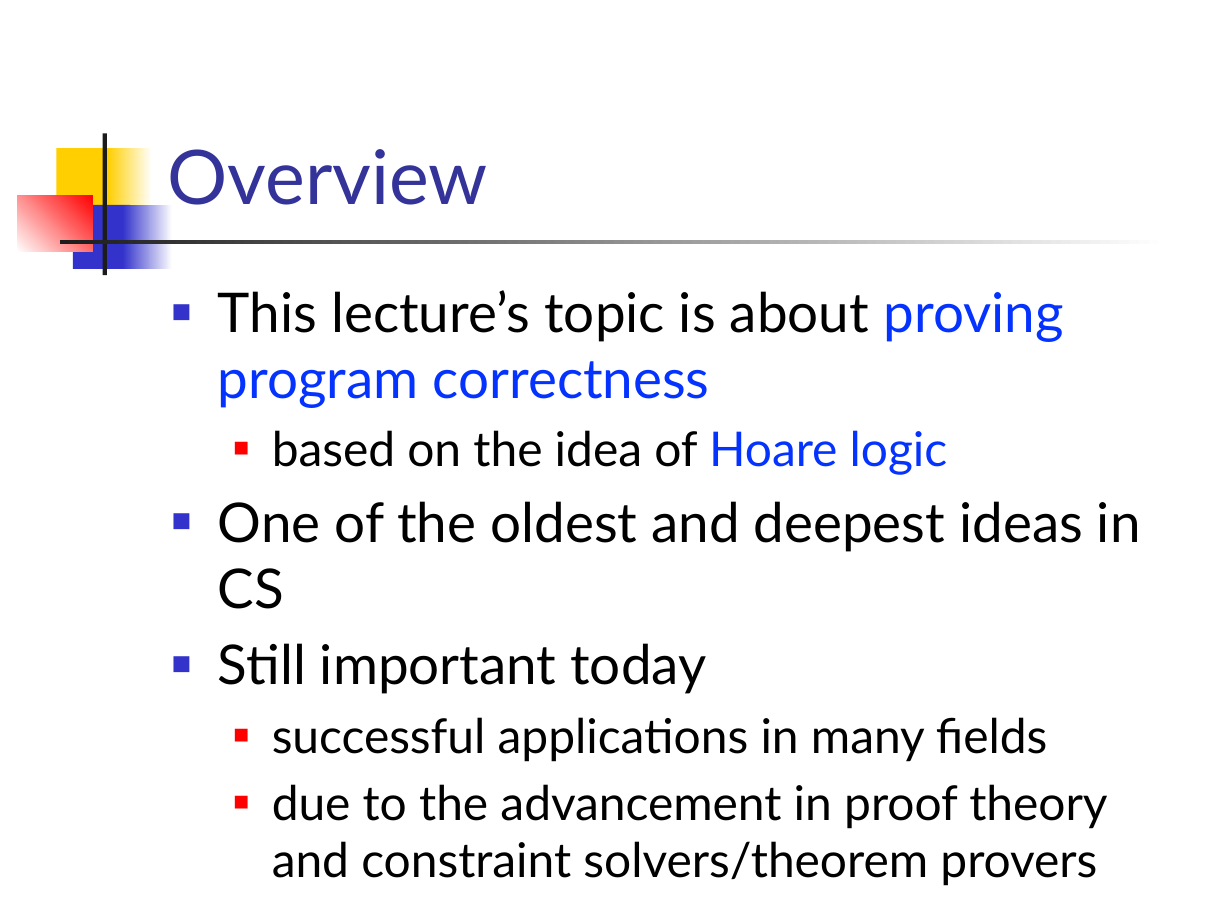
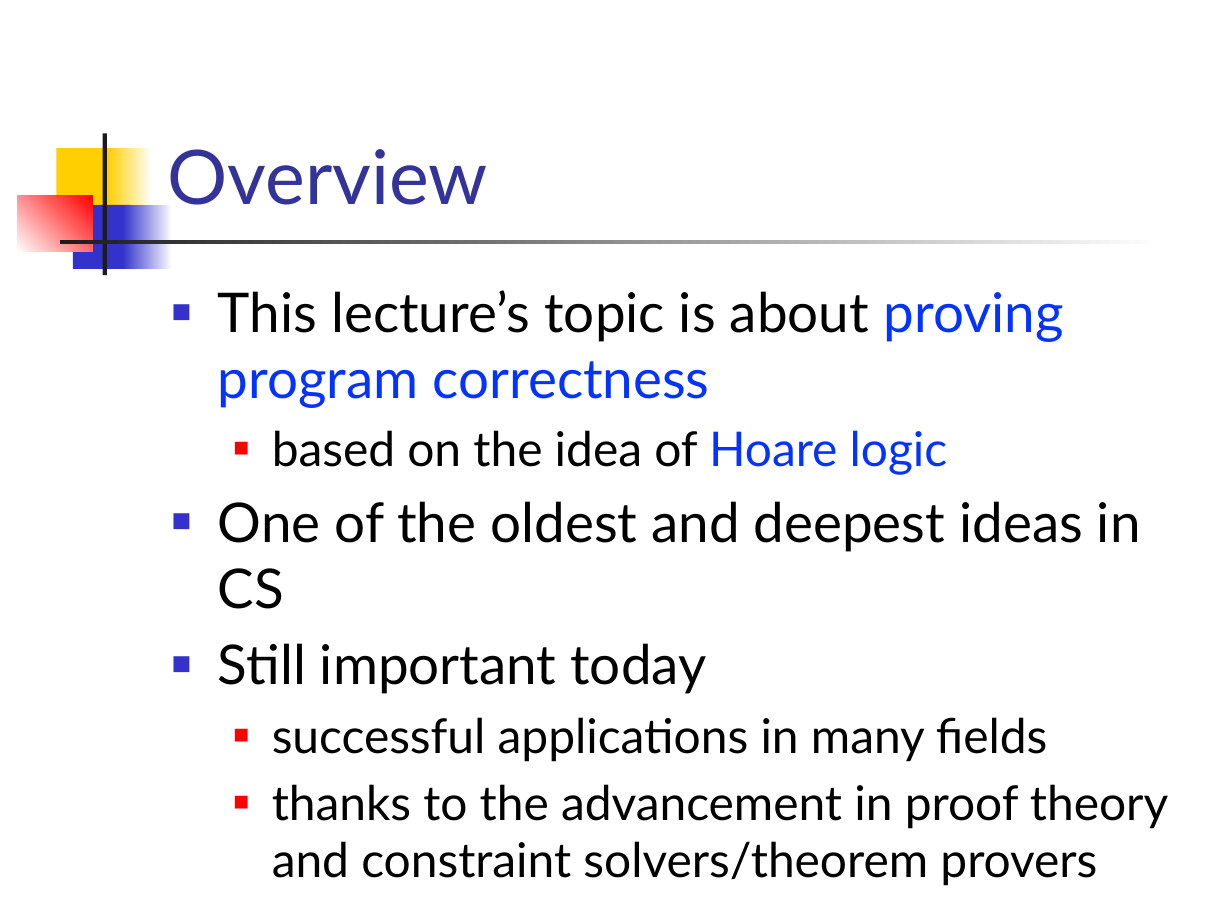
Before and after one commit to csslab-ustc/csslab-ustc.github.io, a slide deck: slide 3 of courses/theory/slides/lec18-hoare.pptx. Drawn at 1232x924 pixels with LibreOffice and Linux fonts; fonts in the diff are those of the drawing. Boxes give left, top, right and bottom in pixels: in the first picture for what was removed or moved away, otherwise in the second. Text is boxed around its words. In the diff, an @@ line names an element or a change of style, - is before the commit and + after.

```diff
--- a/courses/theory/slides/lec18-hoare.pptx
+++ b/courses/theory/slides/lec18-hoare.pptx
@@ text at box(272, 784, 1168, 886): text changed @@
-  ■ due to the advancement in proof theory and constraint solvers/theorem provers
+  ■ thanks to the advancement in proof theory and constraint solvers/theorem provers
```
Also in this commit, not shown: 8 other slides changed, 18 slides added, 4 other files.
